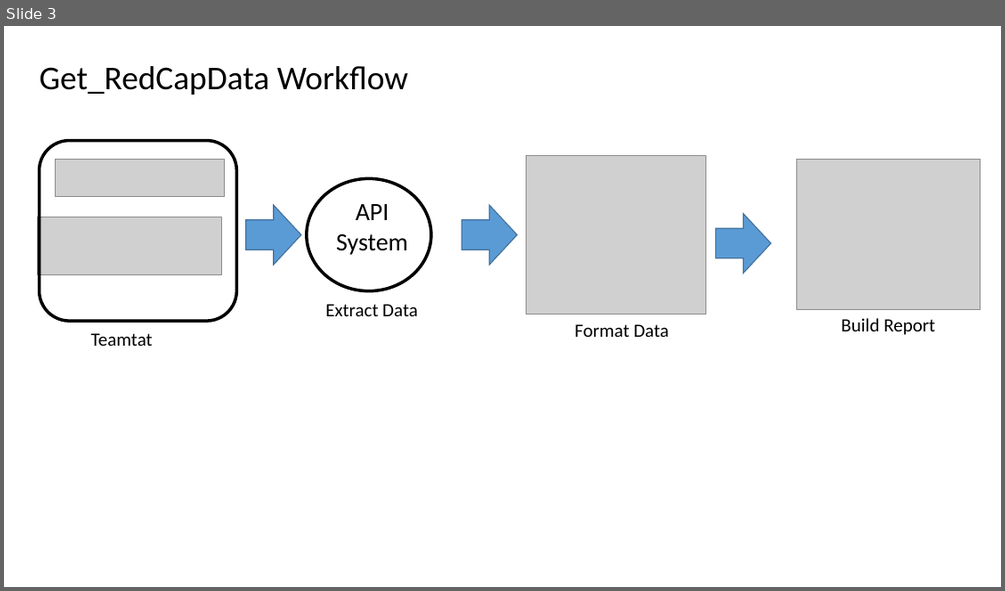
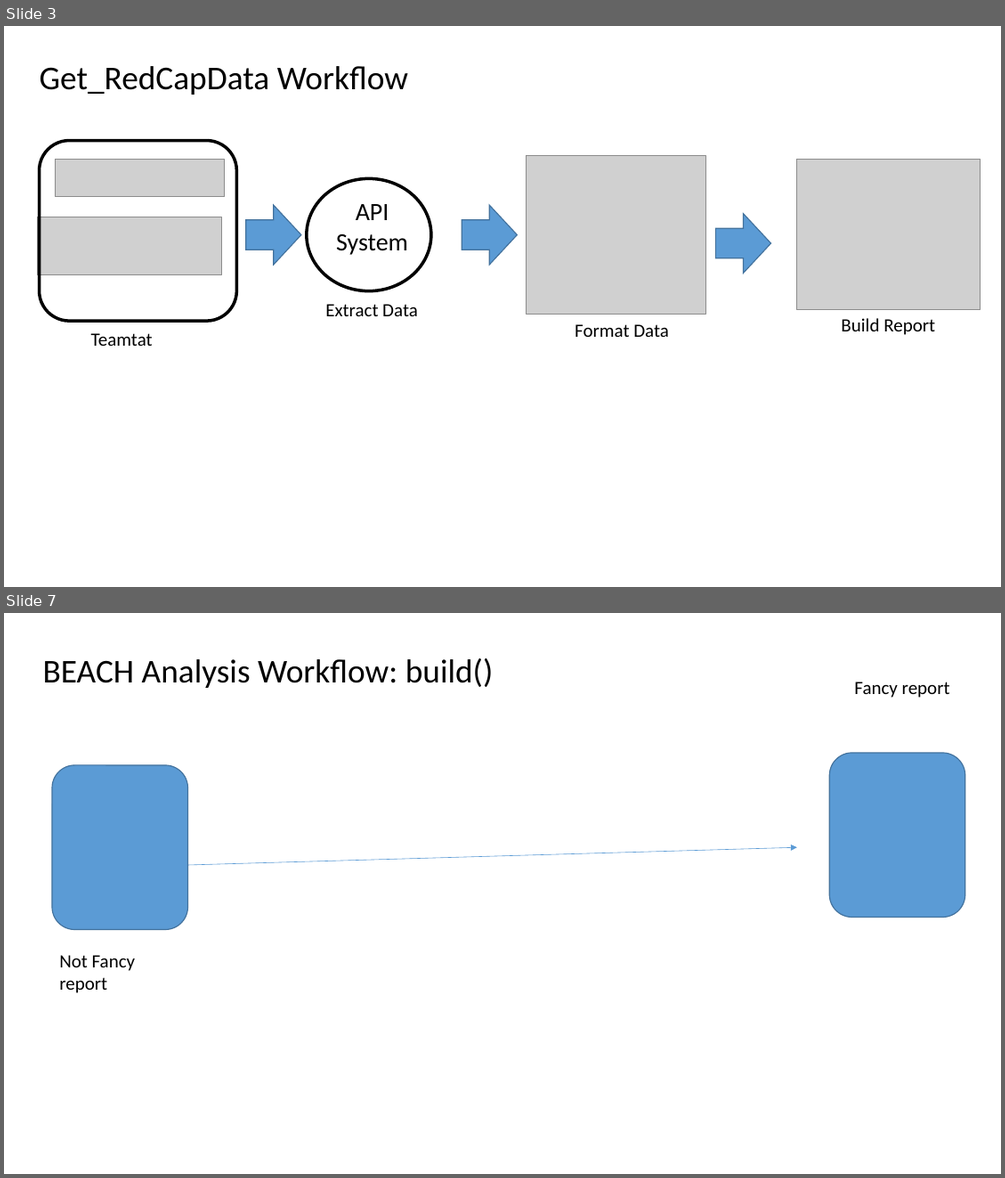
Before and after one commit to lemaslab/BEACH-reports, a slide deck: documents/presentation/workflows.pptx. Shown one above the other, each under a label of ours: slide 3 before the commit, slides 3 and 7 after it; the slides between them are not shown. The pictures are 1005x591 and 1005x1178 pixels, drawn with LibreOffice and Linux fonts; fonts in the diff are those of the drawing; grey boxes stand for pictures. Boxes give left, top, right and bottom in pixels: in the first picture for what was removed or moved away, otherwise in the second. Text is boxed around its words. In the diff, an @@ line names an element or a change of style, - is before the commit and + after.

Commit message:
added workflow draft: BEACH Analysis
I added some slides to help outline our BEACH analysis workflow using redcap. This includes the: get-format-build concept.

```diff
--- a/documents/presentation/workflows.pptx
+++ b/documents/presentation/workflows.pptx
@@ slide 7 added at (x1=4, y1=613, x2=1001, y2=1174), background #FFFFFF @@
@@ text added at (x1=43, y1=658, x2=494, y2=688), 32 pt, text #000000 @@
+BEACH Analysis Workflow: build()
@@ text added at (x1=854, y1=682, x2=950, y2=698), 18 pt, text #000000 @@
+Fancy report
@@ rounded rectangle added at (x1=52, y1=765, x2=188, y2=930), fill #5B9BD5, outline #43739E 1 pt @@
@@ rounded rectangle added at (x1=830, y1=753, x2=966, y2=917), fill #5B9BD5, outline #43739E 1 pt @@
@@ arrow added from (122, 867) to (797, 847), #5B9BD5 0.5 pt @@
@@ text added at (x1=59, y1=955, x2=136, y2=993), 18 pt, text #000000 @@
+Not Fancy report
```
Also in this commit, not shown: 1 slide changed, 3 other slides added, 1 slide removed.
